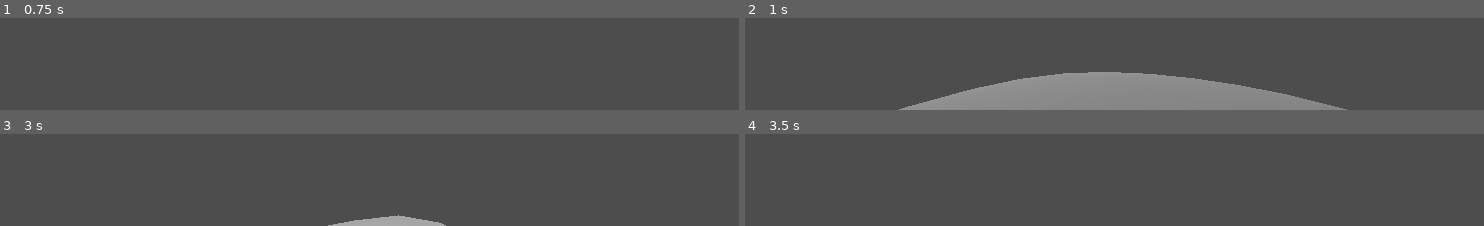
Above: before the commit, frames 1-4 (two rows, left to right).
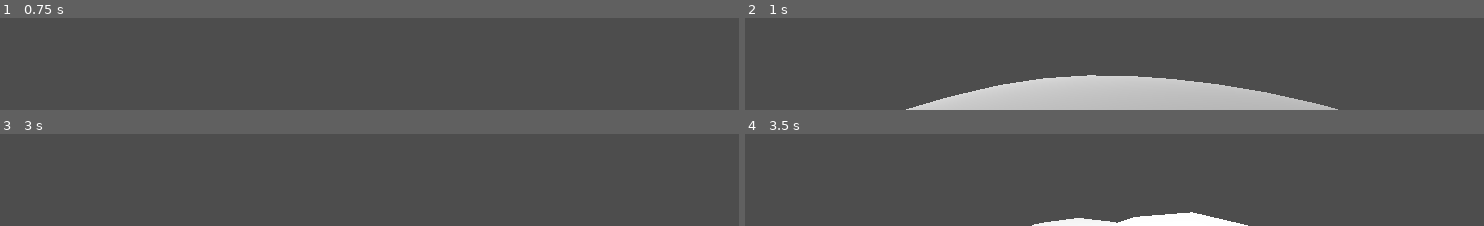
Above: after the commit, the same moments.

Repository: Routund/Earth_shakers
Game: Godot game, scene res://Scenes/test.tscn
The game is run twice, just before and just after one commit, with the same random seed, the same clock (stepped at 60 frames per second) and the same inputs.
Inputs (mouse positions are in pixels of both pictures, inside the frame that each line leads up to):
- Up to frame 1 (0.75 s): tap Enter at 0.5 s; move the mouse to (outside the picture) at 0.52 s; hold Up (up) from 0.53 s (still down); tap Space (jump) at 0.6 s
- Up to frame 2 (1 s): keep holding Up (up); tap Space (jump) at 0.77 s
- Up to frame 3 (3 s): keep holding Up (up); tap Space (jump) at 1.07, 1.35, 1.52, 1.82, 2, 2.1, 2.85 s; move the mouse to (outside the picture) at 1.27 s; move the mouse to (outside the picture) at 2.02 s; tap Enter at 2.75 s; move the mouse to (outside the picture) at 2.77 s
- Up to frame 4 (3.5 s): keep holding Up (up); tap Space (jump) at 3.02, 3.32 s

Frame 1 is identical in both runs. In frame 2, 16% of the frame differs, in the area x 20-82%, y 58-100%; in frame 3, 1.1%; in frame 4, 2.4%.

Commit message:
Finished everything to do (for now) with camera rotation and player movement around planet Merge branch 'CameronM2' of https://github.com/Routund/Earth_shakers.git into Ads

Diff:
--- a/Scenes/player.tscn
+++ b/Scenes/player.tscn
@@ -46,3 +46,4 @@
 debug_shape_custom_color = Color(1, 0, 0.215686, 1)
 
 [node name="RayCast3D4" type="RayCast3D" parent="."]
+visible = false
--- a/Scripts/enemy_spawner.gd
+++ b/Scripts/enemy_spawner.gd
@@ -2,6 +2,7 @@
 
 var ufo = preload("res://Scenes/ufo.tscn")
 var difficulty = 100
+var radius : float = 9
 
 # Called when the node enters the scene tree for the first time.
 func _ready() -> void:
@@ -14,9 +15,8 @@
 	var yv = rng.randf_range(-1,1)
 	var zv = rng.randf_range(-1,1)
 	var selected_vect = Vector3(xv,yv,zv)
-	add_ufo.position = selected_vect.normalized() * 4
+	add_ufo.position = selected_vect.normalized() * radius
 	add_child(add_ufo)
-	print('sigma skibidoink')
 
 # Called every frame. 'delta' is the elapsed time since the previous frame.
 func _process(delta: float) -> void:
@@ -24,7 +24,6 @@
 
 
 func _on_timer_timeout() -> void:
-	print('hi')
 	spawn()
 
 	$Spawn_Timer.start()
--- a/Shaders/planet_wave.gdshader
+++ b/Shaders/planet_wave.gdshader
@@ -29,7 +29,6 @@
 }
 
 void fragment() {
-	ALPHA = 0.5f;
 	// Called for every pixel the material is visible on.
 }
 
--- a/player.gd
+++ b/player.gd
@@ -20,7 +20,7 @@
 
 func _unhandled_input(event):
 	if event is InputEventMouseMotion:
-		rotate_y(-event.relative.x * SENS)
+		camera_yaw = event.relative.x * SENS
 		camera.rotate_x(-event.relative.y * SENS)
 		camera.rotation.x = clamp(camera.rotation.x, deg_to_rad(-70), deg_to_rad(70))
 
@@ -42,7 +42,9 @@
 			velocity = Vector3.ZERO
 	else:
 		# If player grounded, reset their position to be on top of the planet
-		position = Gravity.check_ground(position + velocity*delta)[0]
+		position = Gravity.check_ground(position + (gravitational_velocity + jump_velocity)*delta)[0]
+
+	rotate_player()
 
 	# Let player escape mouse
 	if Input.is_action_just_pressed("ui_cancel"):
@@ -69,28 +71,34 @@
 	velocity = perpendicular_movement + gravitational_velocity + jump_velocity
 	move_and_slide()
 
-	rotate_player()
 
 func rotate_player():
+
+	print(position)
+
 	# Change_player_position
 	var relative_up : Vector3 = position_normalized
-	var camera_forward : Vector3 = -transform.basis.z
-	var side_axis : Vector3 = relative_up.cross(camera_forward)
+	var player_forward : Vector3 = -transform.basis.z
+	var side_axis : Vector3 = relative_up.cross(player_forward)
 	var new_forward : Vector3 = relative_up.cross(side_axis)
-	global_transform = global_transform.looking_at(-new_forward,relative_up)
+	transform = transform.looking_at(-new_forward,relative_up)
 	#print(angle_between)
 
 
-	global_transform = Transform3D(global_transform.basis.x,global_transform.basis.z,-global_transform.basis.y,position)
+	transform = Transform3D(transform.basis.x,transform.basis.z,-transform.basis.y,position)
 
-	global_transform.orthonormalized()
+	transform = transform.rotated(transform.basis.y, -camera_yaw)
+
+	camera_yaw = 0
+
+	transform.orthonormalized()
 
 	#$RayCast3D.global_rotation = Vector3.ZERO
 	#$RayCast3D2.global_rotation = Vector3.ZERO
 	#$RayCast3D3.global_rotation = Vector3.ZERO
 	$RayCast3D4.global_rotation = Vector3.ZERO
-
-	#$RayCast3D.target_position = relative_up
-	#$RayCast3D2.target_position = -camera.global_transform.basis.z
-	#$RayCast3D3.target_position = global_transform.basis.y
+	#
+	#$RayCast3D.target_position = player_forward
+	#$RayCast3D2.target_position = side_axis
+	#$RayCast3D3.target_position = new_forward
 	$RayCast3D4.target_position = perpendicular_movement
Not shown: 1 places in Scenes/test.tscn that only renumber resources
